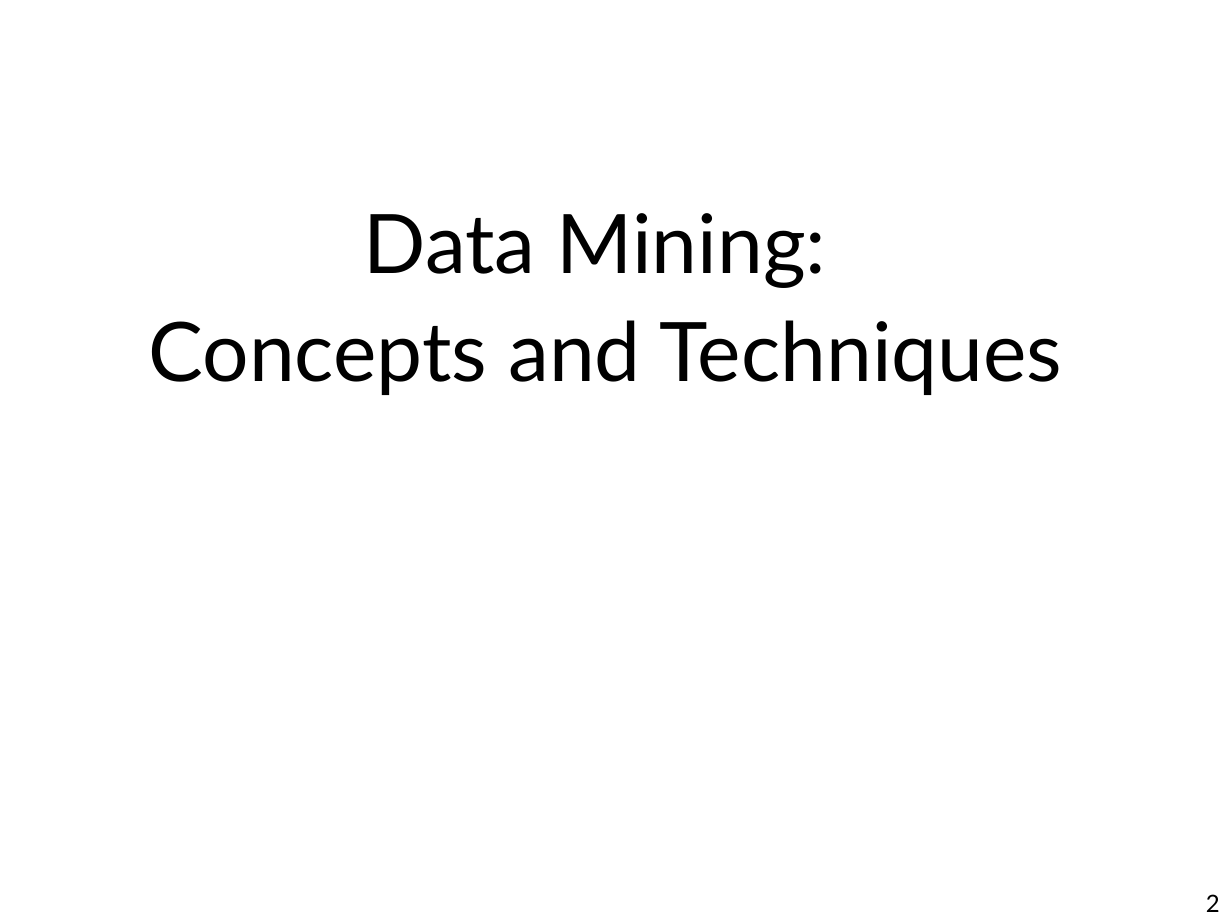
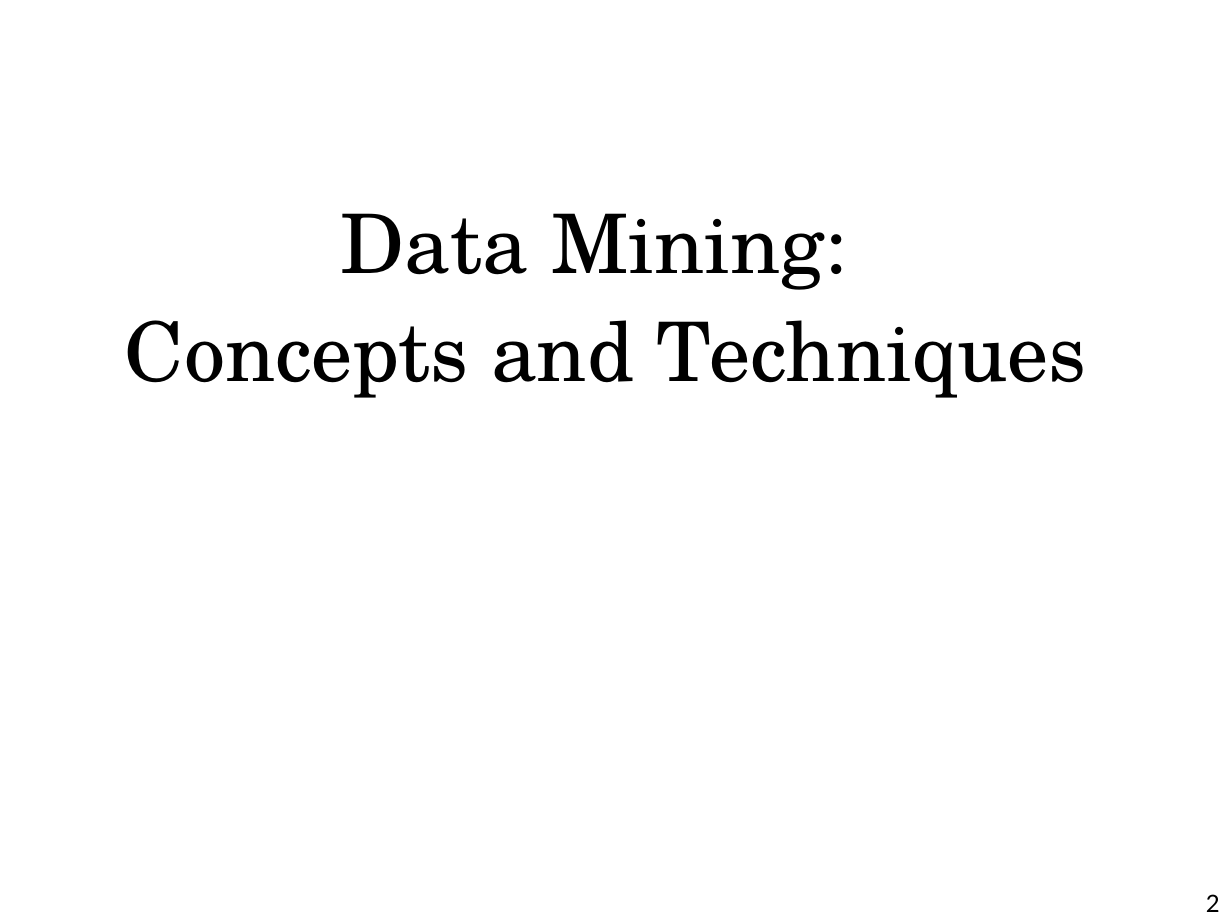
Before and after one commit to alaagamal98/web-based-his, a slide deck: slide 2 of Presentation/Data Mining.ppt. Drawn at 1232x924 pixels with LibreOffice and Linux fonts; fonts in the diff are those of the drawing; background and template pictures are left out. Boxes give left, top, right and bottom in pixels: in the first picture for what was removed or moved away, otherwise in the second. Text is boxed around its words. In the diff, an @@ line names an element or a change of style, - is before the commit and + after.

```diff
--- a/Presentation/Data Mining.ppt
+++ b/Presentation/Data Mining.ppt
@@ title "Data Mining: Concepts and Techniques" at [125, 213, 1086, 398]: font Lato to TeX Gyre Schola @@
```
Also in this commit, not shown: 3 other slides changed, 7 slides removed, 1 other file.
